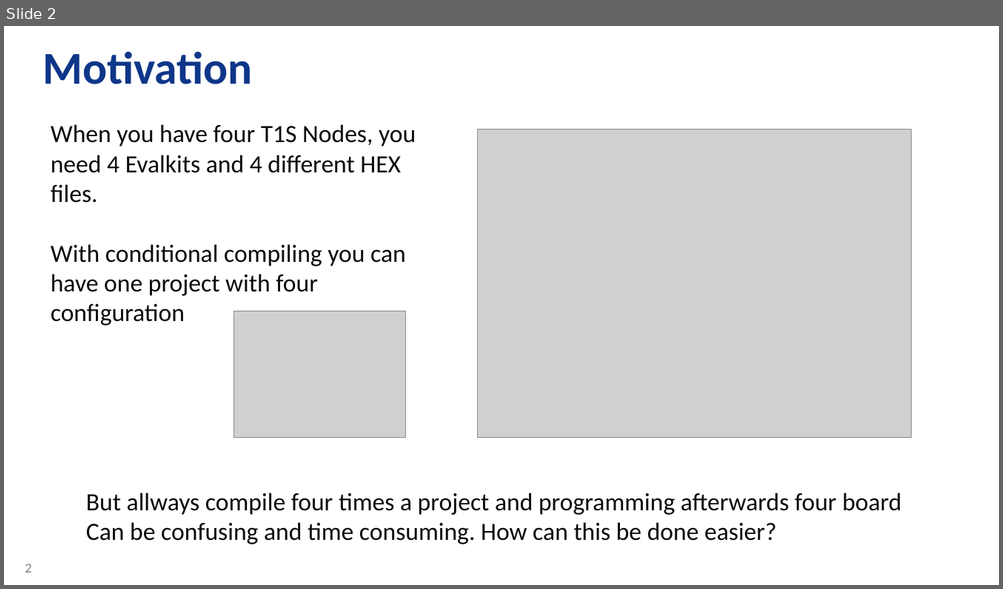
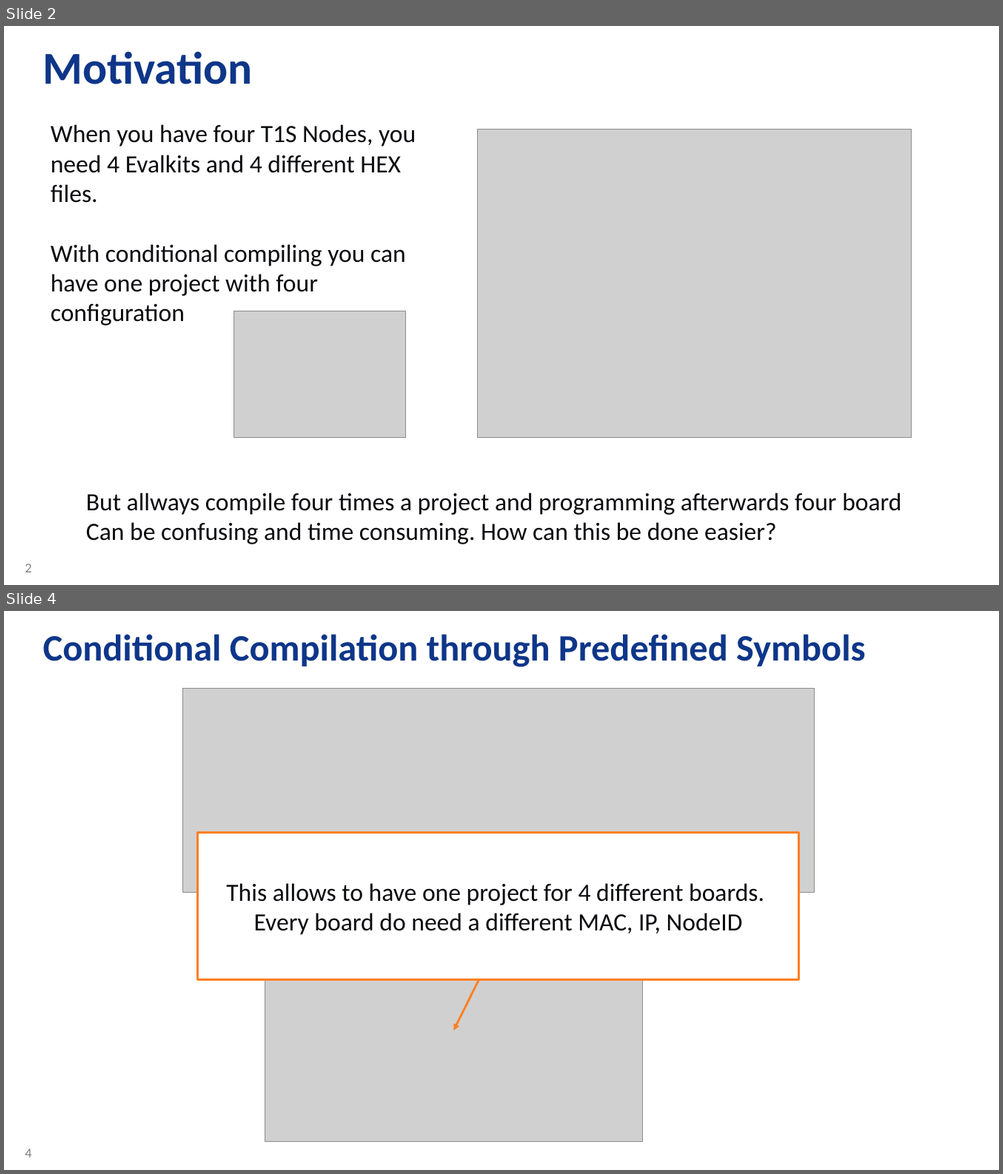
Before and after one commit to zabooh/T1S_Autoconf, a slide deck: T1S Autoconfig - Tooling.pptx. Shown one above the other, each under a label of ours: slide 2 before the commit, slides 2 and 4 after it; the slides between them are not shown. The pictures are 1003x589 and 1003x1174 pixels, drawn with LibreOffice and Linux fonts; fonts in the diff are those of the drawing; grey boxes stand for pictures; background and template pictures are left out. Boxes give left, top, right and bottom in pixels: in the first picture for what was removed or moved away, otherwise in the second. Text is boxed around its words. In the diff, an @@ line names an element or a change of style, - is before the commit and + after.

```diff
--- a/T1S Autoconfig - Tooling.pptx
+++ b/T1S Autoconfig - Tooling.pptx
@@ slide 4 added at [4, 611, 999, 1170], background #FFFFFF; not listed: 1 template element that a slide beside it also shows @@
@@ title added at [43, 634, 865, 667], 36 pt, text #0E3689, bold @@
+Conditional Compilation through Predefined Symbols
@@ picture added at [182, 688, 814, 892] @@
@@ rectangle added at [198, 832, 799, 980], fill #FFFFFF, outline #FD7F20 2 pt, 24 pt, text #0A0B0F @@
+This allows to have one project for 4 different boards.
+Every board do need a different MAC, IP, NodeID
@@ arrow added from (538, 862) to (453, 1031), #FD7F20 2 pt @@
@@ picture added at [265, 920, 643, 1142] @@
```
Also in this commit, not shown: 9 slides changed, 1 other slide added.
